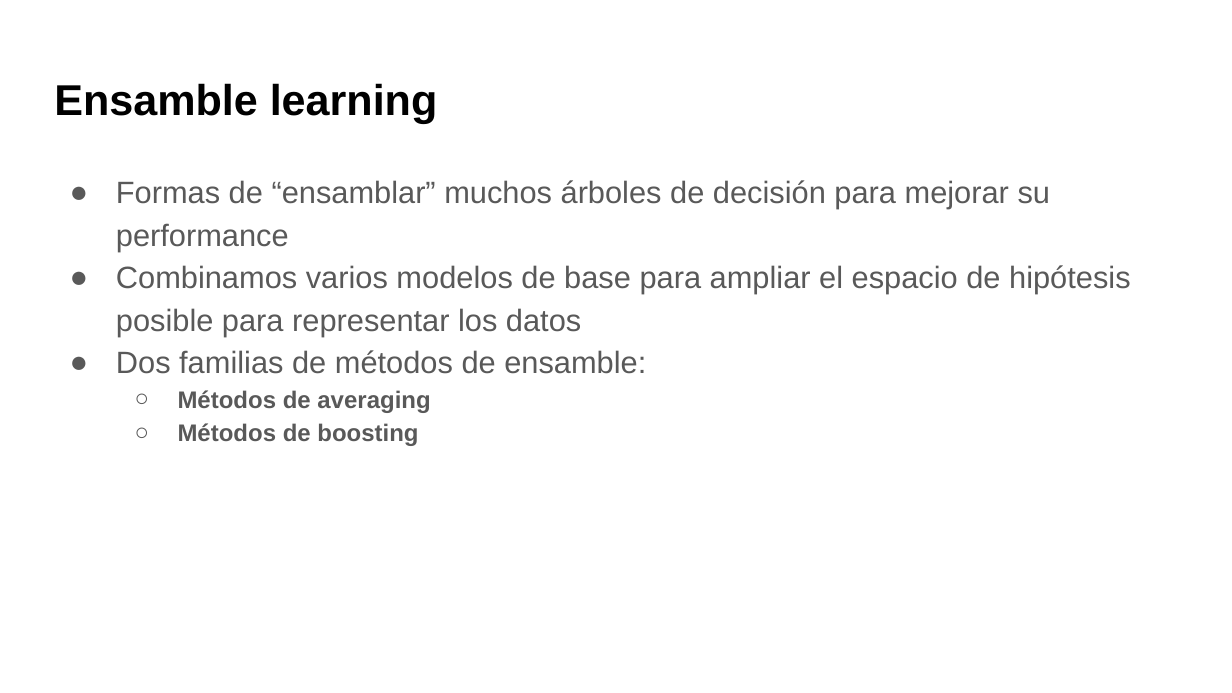
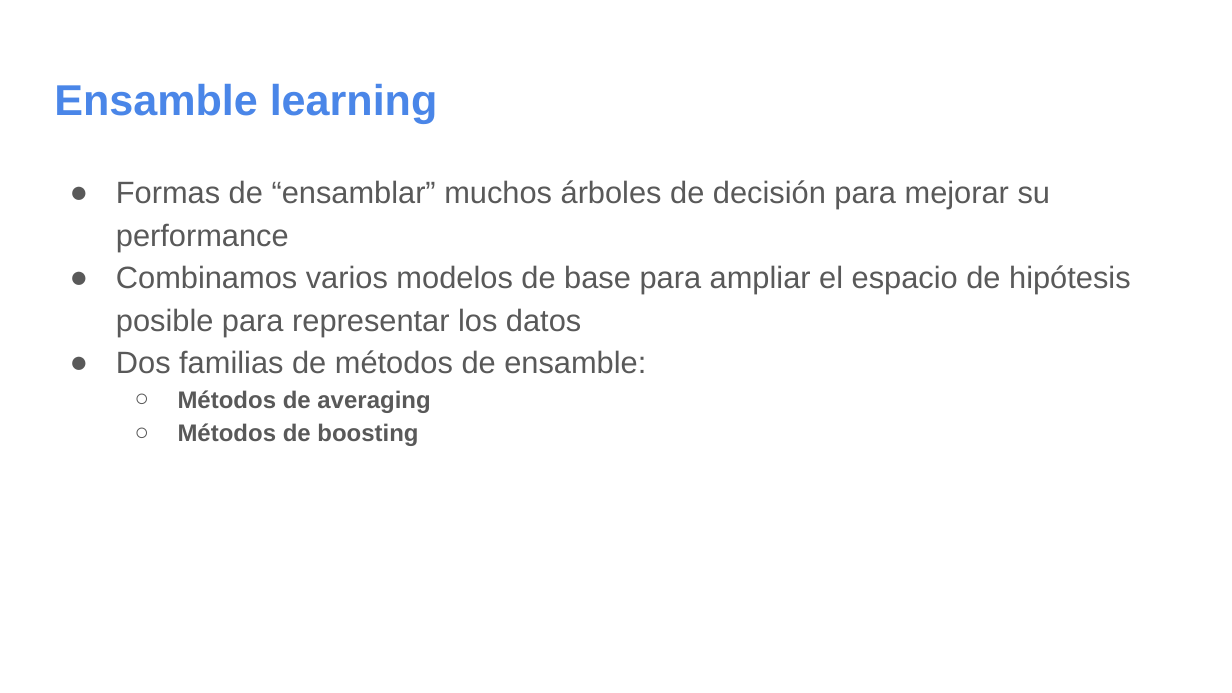
Before and after one commit to DCSCyHD/modulo_4, a slide deck: slide 3 of clase2/Ensamble learning 1.pptx. Drawn at 1232x693 pixels with LibreOffice and Linux fonts; fonts in the diff are those of the drawing. Boxes give left, top, right and bottom in pixels: in the first picture for what was removed or moved away, otherwise in the second. Text is boxed around its words. In the diff, an @@ line names an element or a change of style, - is before the commit and + after.

```diff
--- a/clase2/Ensamble learning 1.pptx
+++ b/clase2/Ensamble learning 1.pptx
@@ title "Ensamble learning" at (x1=54, y1=83, x2=438, y2=123): text colour #000000 to #4A86E8 @@
```
Also in this commit, not shown: 8 other slides changed, 44 other files.
